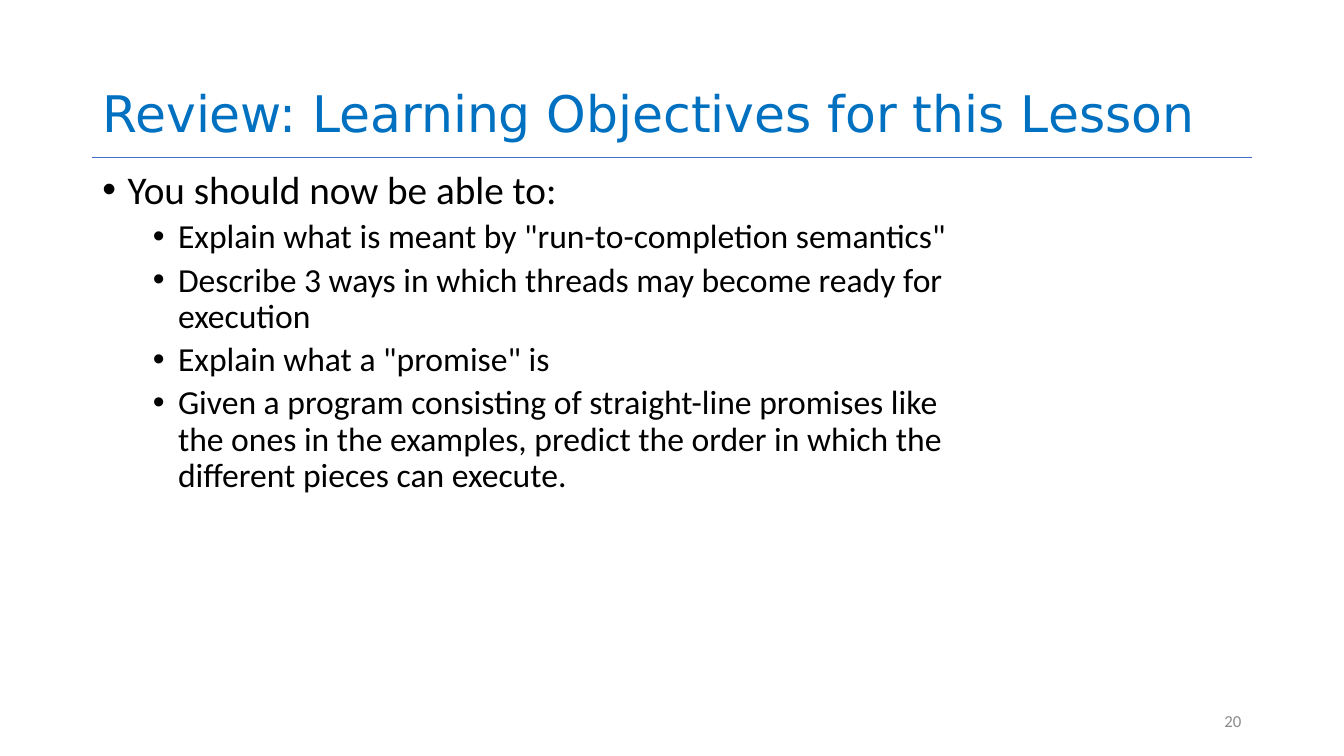
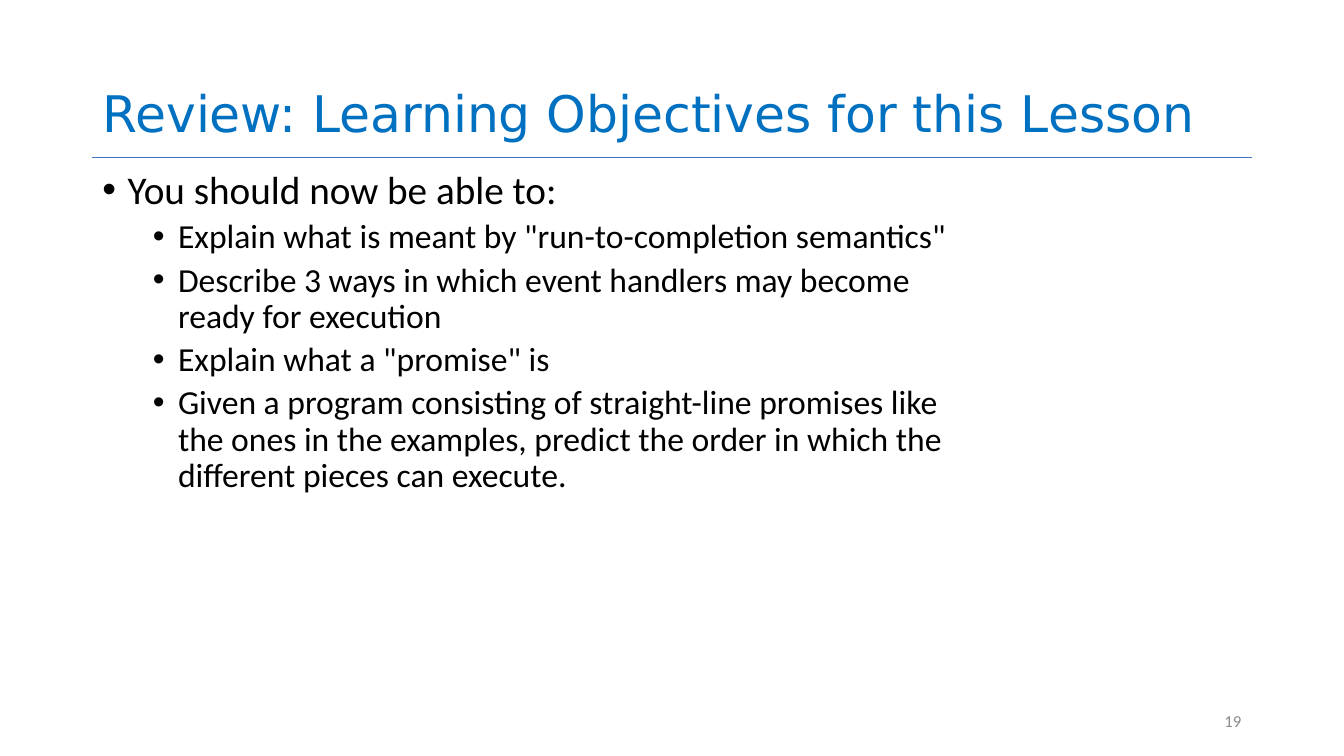
Before and after one commit to neu-se/CS4530-CS5500-Spring-2021, a slide deck: slide 19 of Slides/Lesson 4.1 The JavaScript Thread Model.pptx (slide 20 before the commit). Drawn at 1344x756 pixels with LibreOffice and Linux fonts; fonts in the diff are those of the drawing. Boxes give left, top, right and bottom in pixels: in the first picture for what was removed or moved away, otherwise in the second. Text is boxed around its words. In the diff, an @@ line names an element or a change of style, - is before the commit and + after.

```diff
--- a/Slides/Lesson 4.1 The JavaScript Thread Model.pptx
+++ b/Slides/Lesson 4.1 The JavaScript Thread Model.pptx
@@ text at [178,268,910,334]: text changed @@
-  • Describe 3 ways in which threads may become ready for execution
+  • Describe 3 ways in which event handlers may become ready for execution
@@ page number at [1224,716,1241,727]: text changed @@
-20
+19
```
Also in this commit, not shown: 10 other slides changed, 9 slides added, 10 slides removed.
